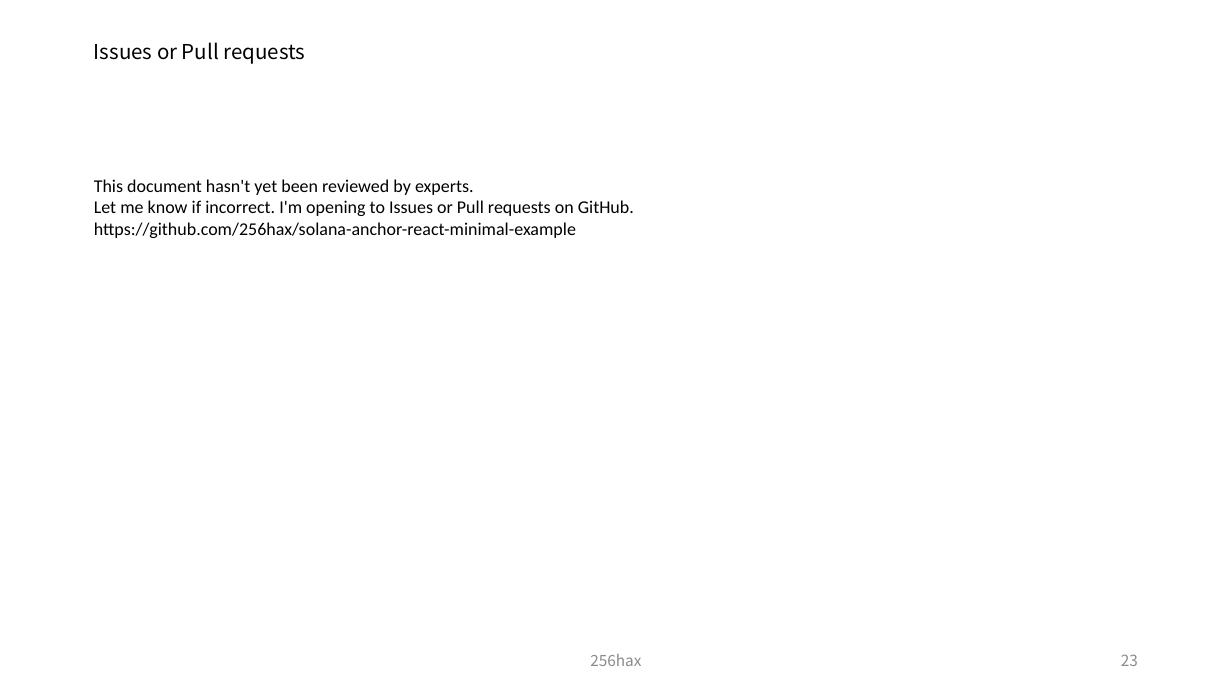
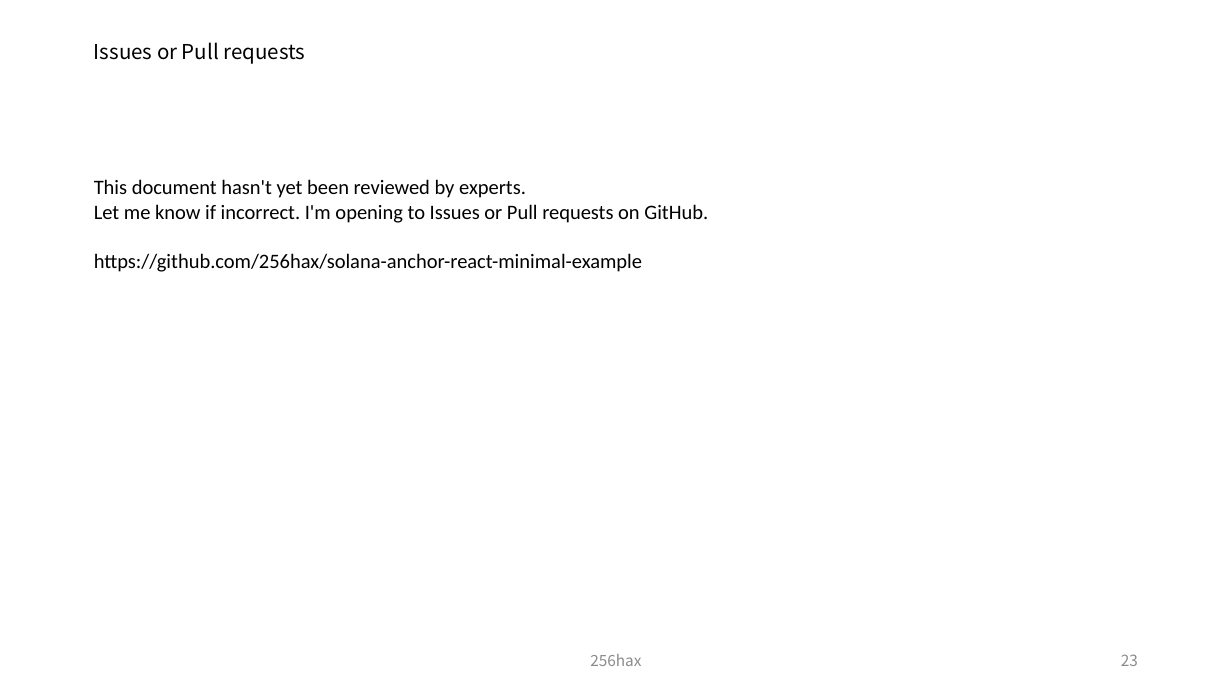
Before and after one commit to SmartGru25/Solana-React-Minimal, a slide deck: slide 24 of docs/Solana_Blockchain_Outline_Figure.pptx. Drawn at 1232x693 pixels with LibreOffice and Linux fonts; fonts in the diff are those of the drawing. Boxes give left, top, right and bottom in pixels: in the first picture for what was removed or moved away, otherwise in the second. Text is boxed around its words. In the diff, an @@ line names an element or a change of style, - is before the commit and + after.

```diff
--- a/docs/Solana_Blockchain_Outline_Figure.pptx
+++ b/docs/Solana_Blockchain_Outline_Figure.pptx
@@ text "This document hasn't yet been ..." at <box>94,179,708,272</box>: size 14 to 16 pt @@
```
Also in this commit, not shown: 1 other slide changed.
